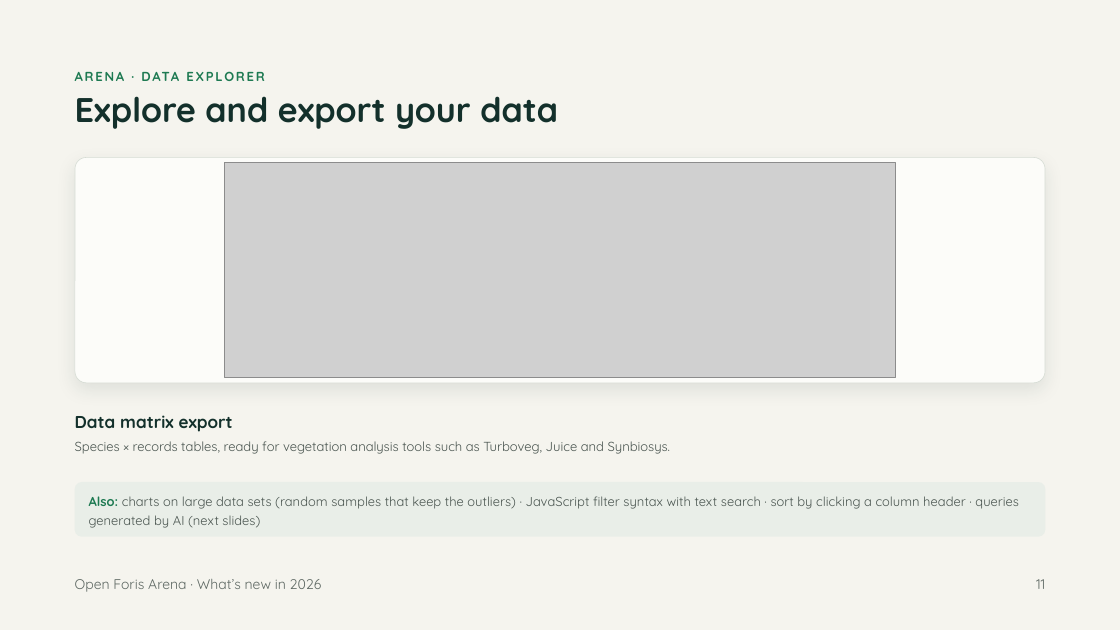
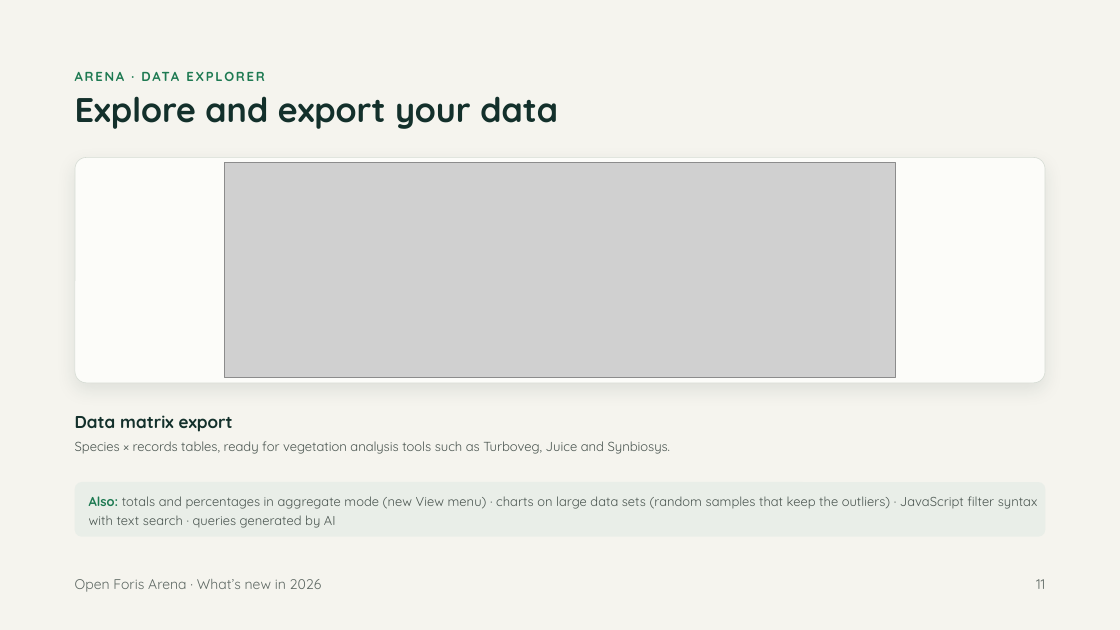
Before and after one commit to openforis/arena, a slide deck: slide 11 of docs/whats-new-2026/arena-whats-new-2026.pptx. Drawn at 1120x630 pixels with LibreOffice and Linux fonts; fonts in the diff are those of the drawing; grey boxes stand for pictures. Boxes give left, top, right and bottom in pixels: in the first picture for what was removed or moved away, otherwise in the second. Text is boxed around its words. In the diff, an @@ line names an element or a change of style, - is before the commit and + after.

```diff
--- a/docs/whats-new-2026/arena-whats-new-2026.pptx
+++ b/docs/whats-new-2026/arena-whats-new-2026.pptx
@@ text at <box>89,496,1038,528</box>: text changed @@
-Also: charts on large data sets (random samples that keep the outliers) · JavaScript filter syntax with text search · sort by clicking a column header · queries generated by AI (next slides)
+Also: totals and percentages in aggregate mode (new View menu) · charts on large data sets (random samples that keep the outliers) · JavaScript filter syntax with text search · queries generated by AI
```
Also in this commit, not shown: 6 other slides changed, 3 slides added, 1 other file.
